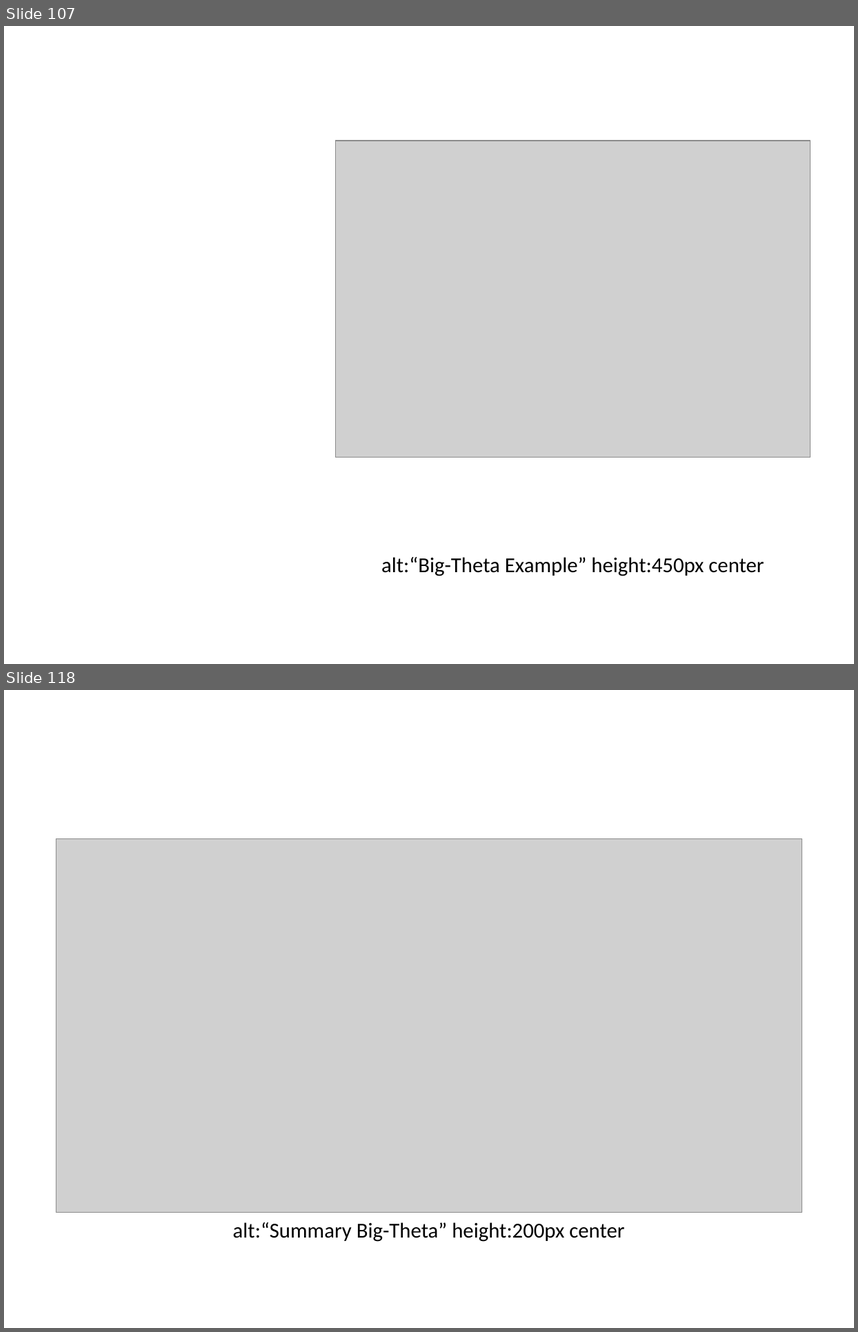
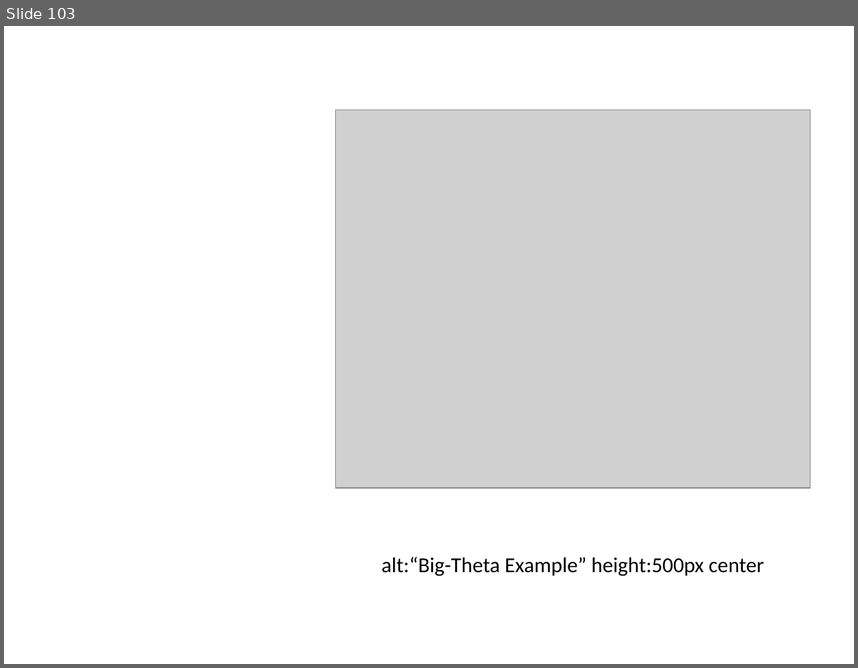
Before and after one commit to ucoruh/ce100-algorithms-and-programming-II, a slide deck: docs/week-1/ce100-week-1-intro.md_word.pptx. Shown one above the other, each under a label of ours: slides 107 and 118 before the commit, slide 103 after it; the slides between them are not shown. The pictures are 858x1332 and 858x668 pixels, drawn with LibreOffice and Linux fonts; fonts in the diff are those of the drawing; grey boxes stand for pictures. Boxes give left, top, right and bottom in pixels: in the first picture for what was removed or moved away, otherwise in the second. Text is boxed around its words. In the diff, an @@ line names an element or a change of style, - is before the commit and + after.

```diff
--- a/docs/week-1/ce100-week-1-intro.md_word.pptx
+++ b/docs/week-1/ce100-week-1-intro.md_word.pptx
@@ slide 118 removed at [4, 690, 854, 1328], background #FFFFFF @@
@@ picture removed at [56, 839, 802, 1212] @@
@@ text removed at [233, 1222, 624, 1241] @@
-alt:“Summary Big-Theta” height:200px center
@@ what was slide 107 is now slide 103 @@
@@ slide 103 changed as well @@
@@ picture: place and size @@
-picture at [335, 141, 810, 457]
+picture at [335, 110, 810, 488]
@@ text at [381, 557, 764, 576]: text changed @@
-alt:“Big-Theta Example” height:450px center
+alt:“Big-Theta Example” height:500px center
```
Also in this commit, not shown: 10 other slides changed, 1 slide added, 6 other slides removed, 33 other files.
